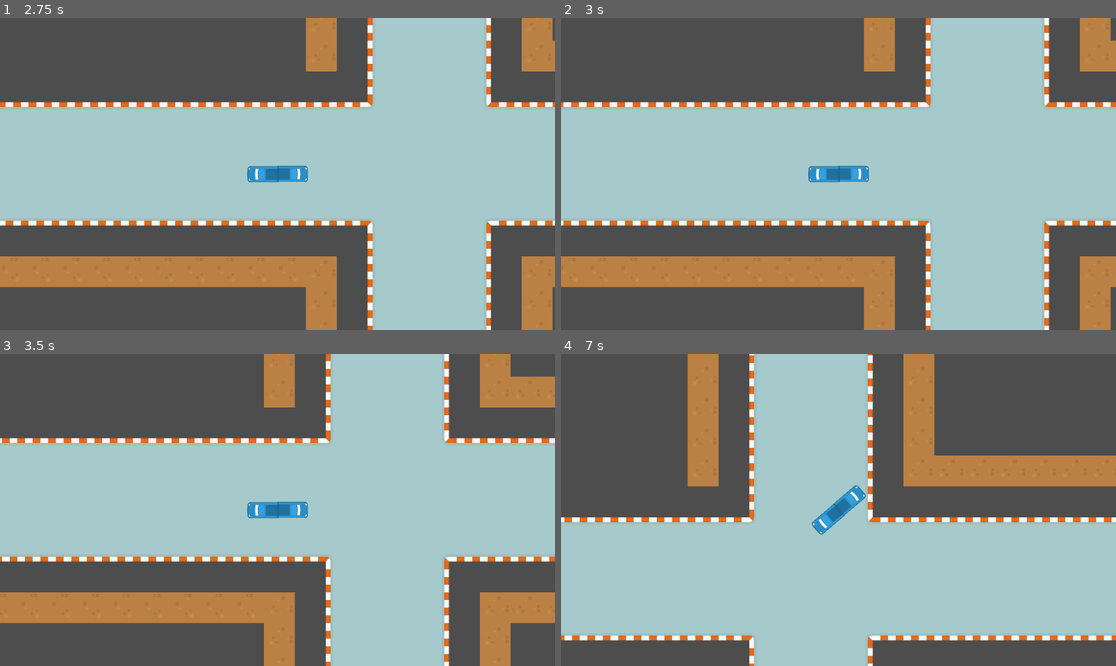
Above: before the commit, frames 1-4 (two rows, left to right).
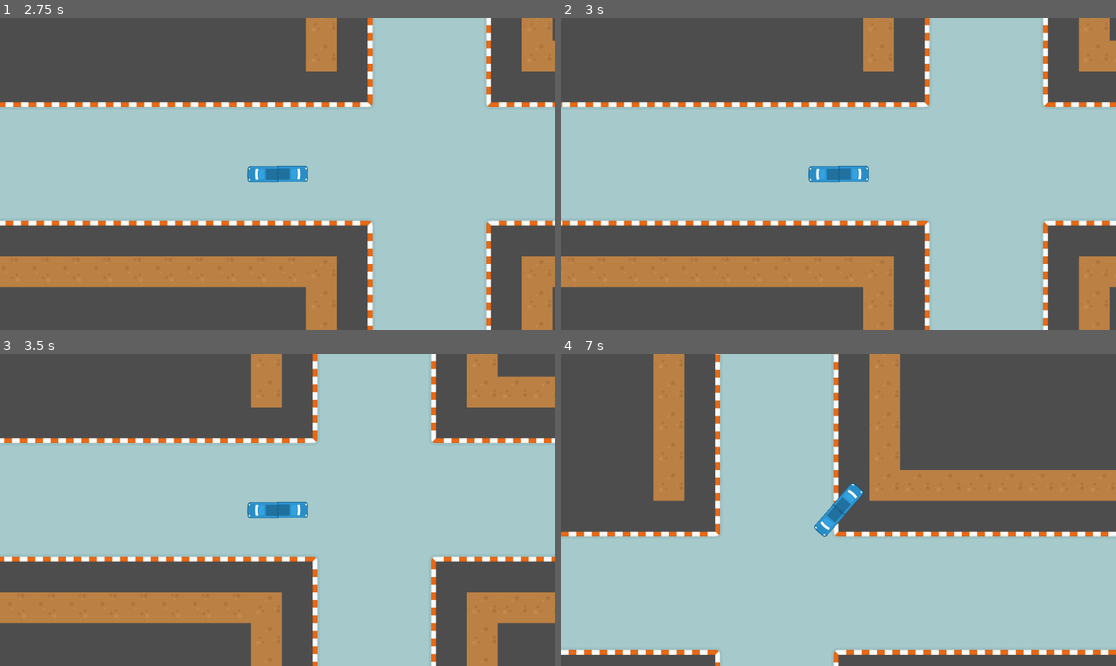
Above: after the commit, the same moments.

Repository: mgardne8/LoopDriver
Game: Godot game, scene res://Assets/Scenes/city_level.tscn
The game is run twice, just before and just after one commit, with the same random seed, the same clock (stepped at 60 frames per second) and the same inputs.
Inputs:
- Up to frame 1 (2.75 s): tap Enter at 0.5, 2 s; hold D (steer_right) 0.53-1.28 s; tap Space (handbrake) at 1.25 s; hold Space (handbrake) 1.28-2.03 s; hold D (steer_right) from 2.03 s (still down)
- Up to frame 2 (3 s): tap Space (handbrake) at 2.75 s; release D (steer_right) at 2.78 s; hold W (accelerate) from 2.78 s (still down)
- Up to frame 3 (3.5 s): keep holding W (accelerate)
- Up to frame 4 (7 s): release W (accelerate) at 3.53 s; hold A (steer_left) 3.53-5.03 s; hold Space (handbrake) 5.03-5.78 s; hold D (steer_right) 5.78-6.53 s; hold W (accelerate) from 6.53 s (still down)

Frame 1 is identical in both runs. In frame 2, 1.4% of the frame differs, in the area x 0-100%, y 0-100%; in frame 3, 8.2%; in frame 4, 30%.

Commit message:
Handbreaking

Diff:
--- a/character_body_2d.gd
+++ b/character_body_2d.gd
@@ -2,14 +2,15 @@
 
 var wheel_base = 70
 var steering_angle = 8
-var engine_power = 900
+var engine_power = 1200
 var friction = -0.5
 var drag = -0.001
 var braking = -450
 var max_speed_rev = 250
 var slip_speed = 400
 var traction_fast = 0.1
-var traction_slow = 0.7
+var traction_base : float = 0.8
+var traction :float = traction_base
 var handbreak_traction = 0.001
 var handbrake_strength = -100
 var handbraking = false
@@ -21,6 +22,7 @@
 	acceleration = Vector2.ZERO
 	handbraking = false
 	steering_angle = 8
+	traction = lerp(traction, traction_base, 0.001)
 	get_input()
 	apply_friction()
 	calculate_steering(delta)
@@ -57,9 +59,8 @@
 	rear_wheel += velocity * delta
 	front_wheel += velocity.rotated(steer_direction) * delta
 	var new_heading = (front_wheel - rear_wheel).normalized()
-	var traction = traction_slow
-	if velocity.length() > slip_speed:
-		traction = traction_fast
+	#if velocity.length() > slip_speed:
+		#traction = traction_fast
 	if handbraking:
 		traction = handbreak_traction
 	var d = new_heading.dot(velocity.normalized())
Not shown, added: PlayerBus/PlayerBus.tscn11404522172.tmp
Not shown, added: PlayerBus/PlayerBus.tscn11586345913.tmp
